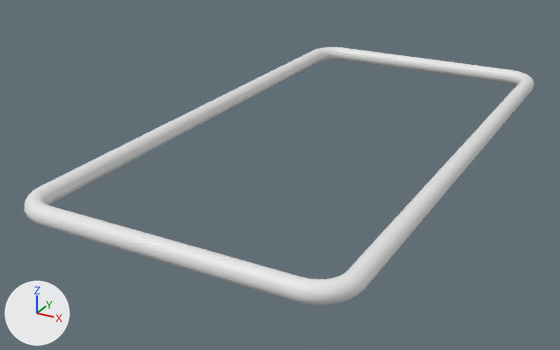
An edit to the Blender file Data/Blender/Map/Contour/selector_2.blend, drawn before and after from the same camera.
Before and after are seen from a camera (50 mm lens) standing at (11.2, -23.9, 9.8) and looking at (-1.2, -1.4, -1.5). Every picture has the same lights, and +X, +Y and +Z are marked at lower left. The picture after the commit comes second.

Script lines for the objects in view, before the commit:
```python
cu_chemintuyau_004 = bpy.data.curves.new('CheminTuyau.004', 'CURVE')
cu_chemintuyau_004.dimensions = '3D'
_sp = cu_chemintuyau_004.splines.new('POLY'); _sp.points.add(31)
_sp.points.foreach_set('co', [5.0, 9.0, 0.0, 1.0, 4.975, 9.223, 0.0, 1.0, 4.901, 9.434, 0.0, 1.0, 4.782, 9.623, 0.0, 1.0, 4.623, 9.782, 0.0, 1.0, 4.434, 9.901, 0.0, 1.0, 4.223, 9.975, 0.0, 1.0, 4.0, 10.0, 0.0, 1.0, -4.0, 10.0, 0.0, 1.0, -4.223, 9.975, 0.0, 1.0, -4.434, 9.901, 0.0, 1.0, -4.623, 9.782, 0.0, 1.0, -4.782, 9.623, 0.0, 1.0, -4.901, 9.434, 0.0, 1.0, -4.975, 9.223, 0.0, 1.0, -5.0, 9.0, 0.0, 1.0, -5.0, -9.0, 0.0, 1.0, -4.975, -9.223, 0.0, 1.0, -4.901, -9.434, 0.0, 1.0, -4.782, -9.623, 0.0, 1.0, -4.623, -9.782, 0.0, 1.0, -4.434, -9.901, 0.0, 1.0, -4.223, -9.975, 0.0, 1.0, -4.0, -10.0, 0.0, 1.0, 4.0, -10.0, 0.0, 1.0, 4.223, -9.975, 0.0, 1.0, 4.434, -9.901, 0.0, 1.0, 4.623, -9.782, 0.0, 1.0, 4.782, -9.623, 0.0, 1.0, 4.901, -9.434, 0.0, 1.0, 4.975, -9.223, 0.0, 1.0, 5.0, -9.0, 0.0, 1.0])
_sp.resolution_u = 2
_sp.use_cyclic_u = True
cu_chemintuyau_004.bevel_mode = 'OBJECT'
cu_chemintuyau_004.resolution_u = 2
cu_chemintuyau_004.fill_mode = 'FULL'
cu_chemintuyau_004.use_fill_caps = True
cu_chemintuyau_004.bevel_object = ob_profiltuyau
ob_cheminrectangle = bpy.data.objects.new('CheminRectangle', cu_chemintuyau_004)
ob_cheminrectangle.location = (0.0, 0.0, 0.0)
```
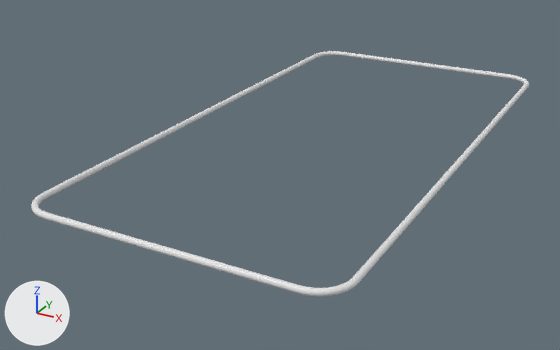
Pixel boxes [x1, y1, x2, y2] of what changed, in the pictures (560 x 350 px):
```json
{"object": "CheminRectangle", "change": "reshaped", "before": [24, 47, 534, 305], "after": [31, 51, 529, 297]}
```

The change, as JSON lines over the scene's bpy script:
```json
{"block": "cu_béziercircle_004", "where": "_sp = cu_béziercircle_004.splines.new('BEZIER'); _sp.bezier_points.add(3)"}
{"op": "remove", "block": "cu_béziercircle_004", "code": "_sp.bezier_points.foreach_set('co', [-0.3, 0.0, 0.0, 0.0, 0.3, 0.0, 0.3, 0.0, 0.0, 0.0, -0.3, 0.0])"}
{"op": "remove", "block": "cu_béziercircle_004", "code": "_sp.bezier_points.foreach_set('handle_left', [-0.3, -0.166, 0.0, -0.166, 0.3, 0.0, 0.3, 0.166, 0.0, 0.166, -0.3, 0.0])"}
{"op": "remove", "block": "cu_béziercircle_004", "code": "_sp.bezier_points.foreach_set('handle_right', [-0.3, 0.166, 0.0, 0.166, 0.3, 0.0, 0.3, -0.166, 0.0, -0.166, -0.3, 0.0])"}
{"op": "add", "block": "cu_béziercircle_004", "code": "_sp.bezier_points.foreach_set('co', [-0.1, 0.0, 0.0, 0.0, 0.1, 0.0, 0.1, 0.0, 0.0, 0.0, -0.1, 0.0])"}
{"op": "add", "block": "cu_béziercircle_004", "code": "_sp.bezier_points.foreach_set('handle_left', [-0.1, -0.0552, 0.0, -0.0552, 0.1, 0.0, 0.1, 0.0552, 0.0, 0.0552, -0.1, 0.0])"}
{"op": "add", "block": "cu_béziercircle_004", "code": "_sp.bezier_points.foreach_set('handle_right', [-0.1, 0.0552, 0.0, 0.0552, 0.1, 0.0, 0.1, -0.0552, 0.0, -0.0552, -0.1, 0.0])"}
```
